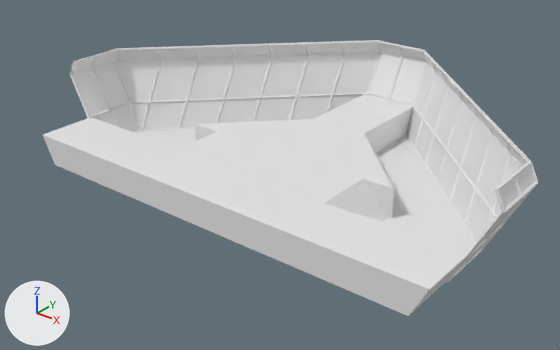
Before and after pictures for a commit that changed the Blender file Assets/BridgeConstruction.blend.
One viewpoint serves both versions: a camera (50 mm lens) standing at (28.6, -34.4, 22.8) and looking at (-0.9, 2.6, -0.1). The axes (+X, +Y, +Z) are drawn at lower left. The lights are the same throughout. The picture after the commit comes second.

Names of what the first picture shows: 'CommandDeckMain', 'CommandDeckMain.001', 'CrewDeck', 'WindowWireframe', 'Windows'.
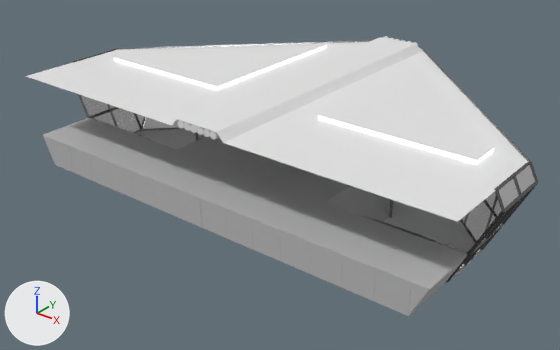
What differs and where, as boxes (x1, y1, x2, y2) in the pictures (560 x 350 px):
'CommandDeckMain', recoloured (white to grey)
    both: (43, 118, 467, 316)
'Ceiling1', added
    after: (26, 37, 528, 222)
'Windows', recoloured
    both: (81, 95, 535, 268)
'Ceiling2', added
    after: (114, 45, 494, 160)
'WindowWireframe', recoloured
    both: (73, 40, 538, 283)
'CommandDeckMain.001', recoloured
    both: (90, 117, 467, 254)
'CeilingLights', added
    after: (114, 45, 494, 165)
'Cylinder', added
    after: (177, 36, 418, 140)

Patch to the scene script:
```diff
--- a/Assets/BridgeConstruction.blend.py
+++ b/Assets/BridgeConstruction.blend.py
@@ mat_glass @@
+mat_glass = bpy.data.materials.new('Glass')
+mat_glass.use_nodes = True; mat_glass.node_tree.nodes.clear()
+_N = mat_glass.node_tree.nodes; _L = mat_glass.node_tree.links
+n0 = _N.new('ShaderNodeOutputMaterial'); n0.name = 'Material Output'
+n1 = _N.new('ShaderNodeBsdfGlass'); n1.name = 'Glass BSDF'
+n1.inputs[1].default_value = 0.1  # 'Roughness'
+_L.new(n1.outputs[0], n0.inputs[0])  # 'BSDF' to 'Surface'
@@ me_cube_002 @@
 me_cube_002.from_pydata(...)  # 102 vertices, 98 faces; spans x -15.0..0.0, y -6.0..15.0, z -1.0..1.0
+me_cube_002.materials.append(mat_floormain)  # grey #bcbcbc
@@ me_plane_001 @@
 me_plane_001.from_pydata(...)  # 42 vertices, 29 faces; spans x -8.25..0.0, y -1.0..8.25, z 0.0..3.0
+me_plane_001.materials.append(mat_glass)
@@ me_plane_002 @@
 me_plane_002.from_pydata(...)  # 42 vertices, 29 faces; spans x -8.25..0.0, y -1.0..8.25, z 0.0..3.0
+me_plane_002.materials.append(mat_windowwireframe)  # grey #7c7c7c
@@ me_cube_006 @@
 me_cube_006.from_pydata(...)  # 46 vertices, 39 faces, 1 loose edge; spans x -15.0..-2.0, y -2.0..15.0, z -1.0..1.0
+me_cube_006.materials.append(mat_cmddecksides)  # grey #a5a5a5
@@ ob_ceilinglights @@
+ob_ceilinglights = bpy.data.objects.new('CeilingLights', me_plane_006)  # 34 vertices, 17 faces; spans x -7.0..-2.0, y 0.0..6.0, z 3.0..3.12; in mat_ceilinglights (white #e7e7e7, glowing white #ffffff); modifiers MIRROR
+ob_ceilinglights.location = (0.0, 0.0, 0.0)
+ob_ceilinglights.scale = (2.0, 2.0, 2.0)
@@ ob_ceiling2 @@
+ob_ceiling2 = bpy.data.objects.new('Ceiling2', me_plane_005)  # 27 vertices, 20 faces; spans x -7.0..-2.0, y 0.0..6.0, z 3.12; modifiers MIRROR
+ob_ceiling2.location = (0.0, 0.0, 0.0)
+ob_ceiling2.scale = (2.0, 2.0, 2.0)
@@ ob_cylinder @@
+ob_cylinder = bpy.data.objects.new('Cylinder', me_cylinder)  # 32 vertices, 18 faces; spans x -0.25..0.25, y -1.0..1.0, z -0.25..0.25; modifiers ARRAY
+ob_cylinder.location = (-1.25, 5.0, 6.25)
+ob_cylinder.scale = (1.0, 11.0, 1.0)
@@ ob_ceiling1 @@
+ob_ceiling1 = bpy.data.objects.new('Ceiling1', me_plane_004)  # 83 vertices, 64 faces; spans x -8.0..0.0, y -3.0..8.0, z 3.0..3.25; modifiers MIRROR
+ob_ceiling1.location = (0.0, 0.0, 0.0)
+ob_ceiling1.scale = (2.0, 2.0, 2.0)
```
